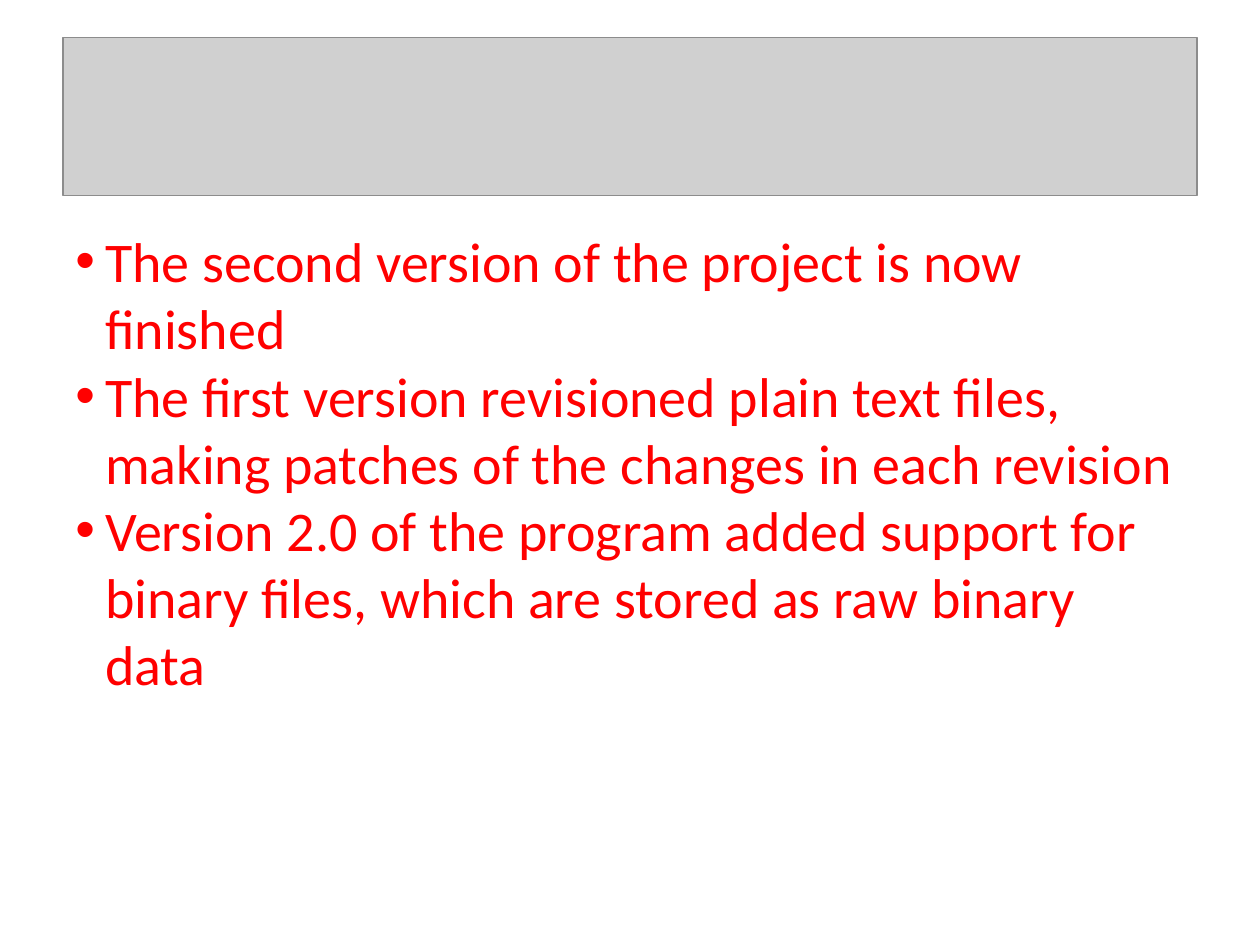
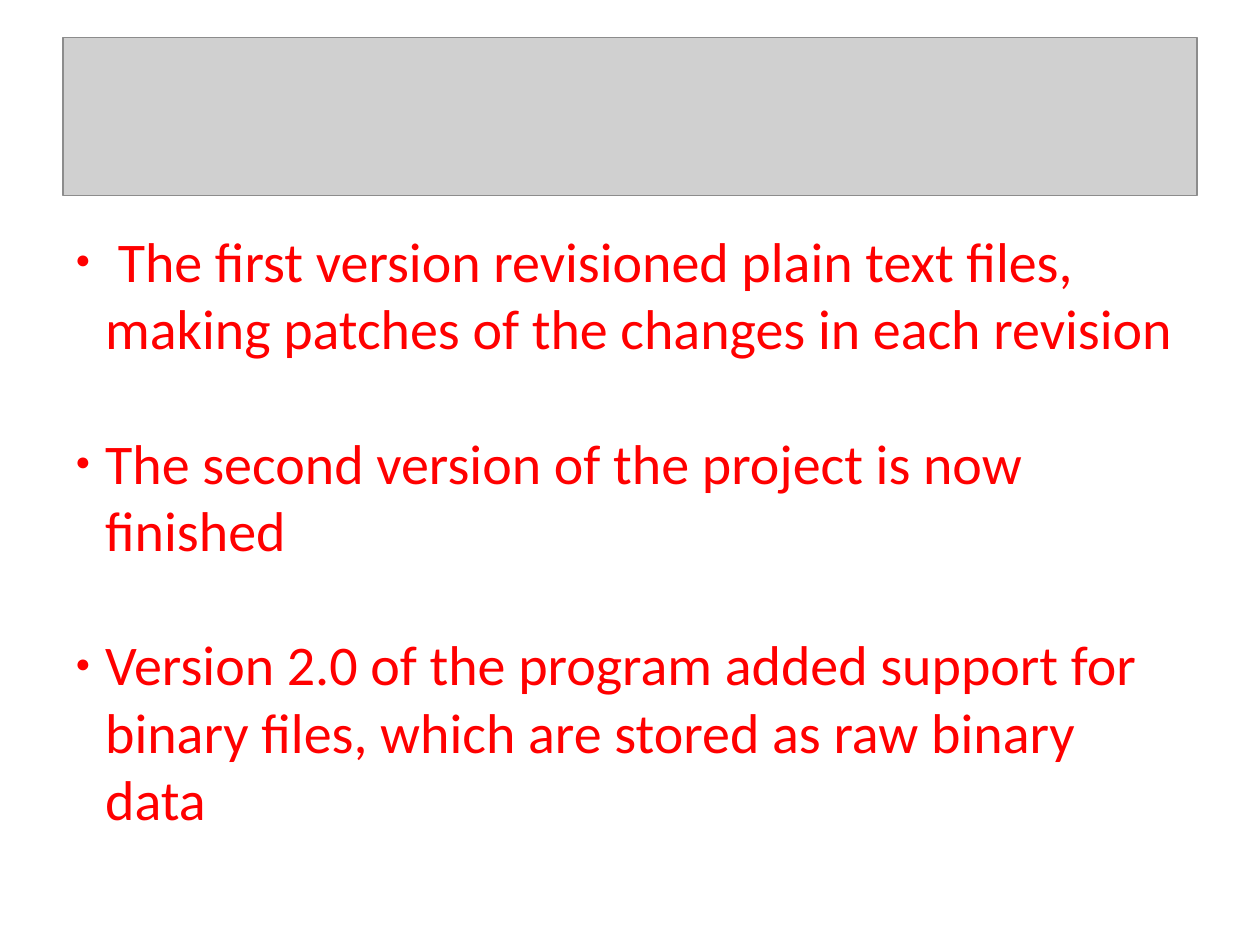
Before and after one commit to sarizvi/fbms, a slide deck: slide 7 of doc/milestone_6/final_presentation_hattan.ppt. Drawn at 1260x945 pixels with LibreOffice and Linux fonts; fonts in the diff are those of the drawing; grey boxes stand for pictures; background and template pictures are left out. Boxes give left, top, right and bottom in pixels: in the first picture for what was removed or moved away, otherwise in the second. Text is boxed around its words. In the diff, an @@ line names an element or a change of style, - is before the commit and + after.

```diff
--- a/doc/milestone_6/final_presentation_hattan.ppt
+++ b/doc/milestone_6/final_presentation_hattan.ppt
@@ text at [105, 243, 1171, 359]: paragraph added @@
+● The first version revisioned plain text files, making patches of the changes in each revision
@@ text at [105, 378, 1171, 494]: paragraph removed @@
-• The first version revisioned plain text files, making patches of the changes in each revision
@@ text at [105, 445, 1136, 821]: bullet • to ● @@
```
Also in this commit, not shown: 2 other slides changed.
